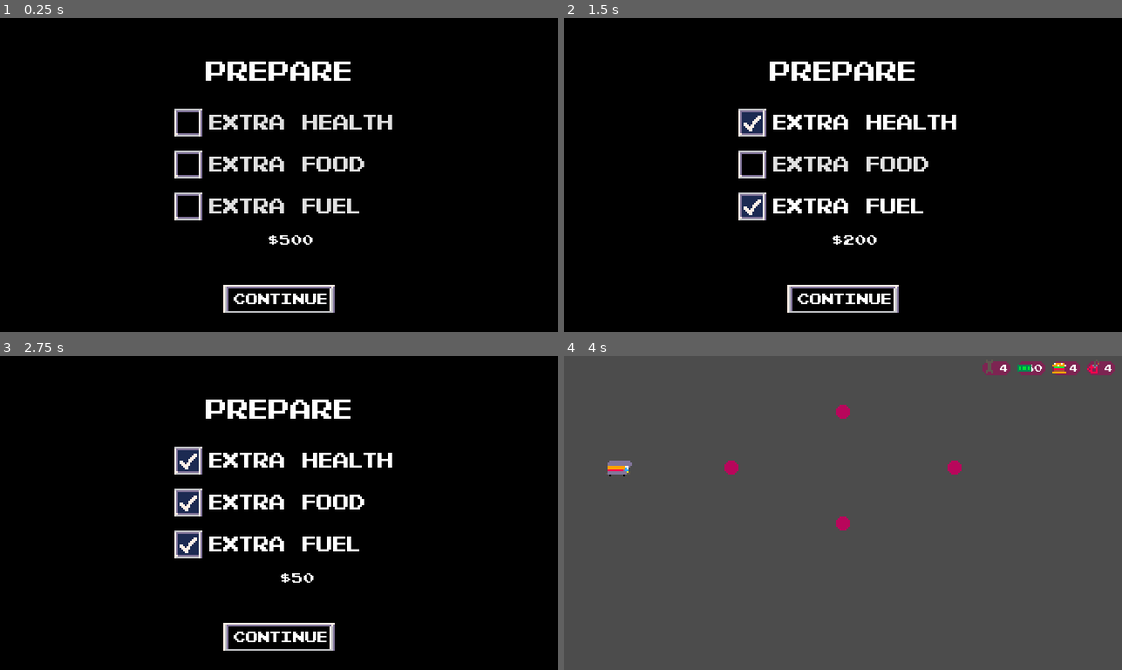
Above: before the commit, frames 1-4 (two rows, left to right).
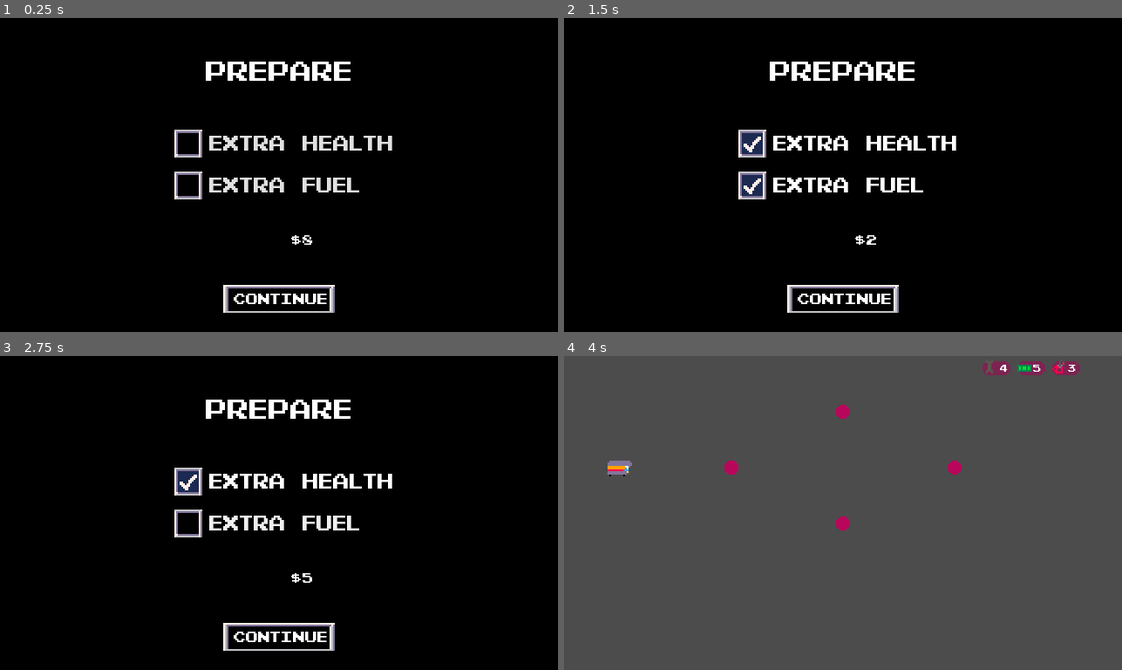
Above: after the commit, the same moments.

Repository: youssefevan/global-game-jam-2023
Game: Godot game, scene res://Scenes/Preparation.tscn
The game is run twice, just before and just after one commit, with the same random seed, the same clock (stepped at 60 frames per second) and the same inputs. This scene is started directly instead of the project's main scene.
Inputs (mouse positions are in pixels of both pictures, inside the frame that each line leads up to):
- Up to frame 1 (0.25 s): no input
- Up to frame 2 (1.5 s): click "Extra Health" at 0.5 s; click "Extra Fuel" at 1.25 s
- Up to frame 3 (2.75 s): click (273, 503) at 2 s, where only the run before the commit has a clickable "Extra Food"
- Up to frame 4 (4 s): click "Continue" at 2.75 s; tap Enter at 3.5 s; move the mouse to (619, 469) at 3.52 s; click (619, 469) at 3.6 s

The runs differ from the first frame. In frame 1, 4.5% of the frame differs, in the area x 31-71%, y 28-73%; in frame 2, 5.2%; in frame 3, 5.2%; in frame 4, 0.3%.

Commit message:
Encounter stuff

Diff:
--- a/Global Game Jam 2023/Scenes/GUI.tscn
+++ b/Global Game Jam 2023/Scenes/GUI.tscn
@@ -23,7 +23,7 @@
 margin_bottom = 14.0
 
 [node name="HBoxContainer" type="HBoxContainer" parent="."]
-margin_right = 76.0
+margin_right = 60.0
 margin_bottom = 14.0
 
 [node name="Damage" type="MarginContainer" parent="HBoxContainer"]
@@ -80,14 +80,15 @@
 margin_right = 16.0
 margin_bottom = 8.0
 texture = ExtResource( 2 )
+
+[node name="Food" type="MarginContainer" parent="HBoxContainer"]
+visible = false
+margin_left = 40.0
+margin_right = 56.0
+margin_bottom = 14.0
 __meta__ = {
 "_edit_lock_": true
 }
-
-[node name="Food" type="MarginContainer" parent="HBoxContainer"]
-margin_left = 40.0
-margin_right = 56.0
-margin_bottom = 14.0
 
 [node name="Label" type="Label" parent="HBoxContainer/Food"]
 margin_top = 3.0
@@ -115,8 +116,8 @@
 }
 
 [node name="Fuel" type="MarginContainer" parent="HBoxContainer"]
-margin_left = 60.0
-margin_right = 76.0
+margin_left = 40.0
+margin_right = 56.0
 margin_bottom = 14.0
 
 [node name="Label" type="Label" parent="HBoxContainer/Fuel"]
--- a/Global Game Jam 2023/Scenes/Preparation.tscn
+++ b/Global Game Jam 2023/Scenes/Preparation.tscn
@@ -46,15 +46,6 @@
 text = "Prepare"
 align = 1
 
-[node name="healthBox" type="CheckBox" parent="."]
-margin_left = 96.0
-margin_top = 48.0
-margin_right = 232.0
-margin_bottom = 72.0
-theme = ExtResource( 8 )
-custom_styles/focus = SubResource( 8 )
-text = "Extra Health"
-
 [node name="MoneyRemaining" type="Label" parent="."]
 margin_left = 140.0
 margin_top = 122.0
@@ -64,30 +55,43 @@
 align = 2
 script = ExtResource( 2 )
 
+[node name="healthBox" type="CheckBox" parent="."]
+margin_left = 96.0
+margin_top = 60.0
+margin_right = 232.0
+margin_bottom = 84.0
+theme = ExtResource( 8 )
+custom_styles/focus = SubResource( 8 )
+text = "Extra Health"
+
 [node name="FuelBox" type="CheckBox" parent="."]
 margin_left = 96.0
-margin_top = 96.0
+margin_top = 84.0
 margin_right = 212.0
-margin_bottom = 120.0
+margin_bottom = 108.0
 theme = ExtResource( 8 )
 custom_styles/focus = SubResource( 2 )
 text = "Extra Fuel"
 
 [node name="FoodBox" type="CheckBox" parent="."]
-margin_left = 96.0
-margin_top = 72.0
-margin_right = 216.0
-margin_bottom = 96.0
+visible = false
+margin_left = 4.0
+margin_top = 188.0
+margin_right = 124.0
+margin_bottom = 212.0
 theme = ExtResource( 8 )
 custom_styles/focus = SubResource( 4 )
 text = "Extra Food"
+__meta__ = {
+"_edit_lock_": true
+}
 
 [node name="CarInsBox" type="CheckBox" parent="."]
 visible = false
-margin_left = 180.0
-margin_top = 84.0
-margin_right = 281.0
-margin_bottom = 108.0
+margin_left = 192.0
+margin_top = 196.0
+margin_right = 293.0
+margin_bottom = 220.0
 theme = ExtResource( 4 )
 custom_styles/focus = SubResource( 5 )
 __meta__ = {
--- a/Global Game Jam 2023/Scripts/encounter.gd
+++ b/Global Game Jam 2023/Scripts/encounter.gd
@@ -1,5 +1,7 @@
 extends Node2D
 class_name Encounter
+
+var repair_cost : int
 
 var encounter_type : String
 
@@ -15,36 +17,35 @@
 			flat_tire()
 		"hit_deer":
 			hit_deer()
-		"heavy_traffic":
-			heavy_traffic()
 		"rest_stop":
 			rest_stop()
 
 func flat_tire():
-
 	$Title.text = "Flat tire"
-	$Pay.text = "Repair:\n $" + str(Global.flat_repair)
-
-
-	$Continue.text = str("Continue: -1 health")
-
+	$Pay.text = "$" + str(Global.flat_repair)
+	$Continue.text = str("-1 health")
 
 func hit_deer():
 	$Title.text = "Hit deer"
-	$Pay.text = str("Repair: $", Global.flat_repair)
-
-
-func heavy_traffic():
-	$Title.text = "Heavy traffic"
-	$Pay.text = str("Repair: $", Global.flat_repair)
-
+	$Pay.text = "$" + str(Global.deer_repair)
+	$Continue.text = str("-1 health")
 
 func rest_stop():
 	$Title.text = "Rest stop"
-	$Pay.text = str("Repair: $", Global.flat_repair)
+	$Pay.text = "$" + str(Global.refuel)
+	$Continue.text = str("-1 fuel")
 
 
 func _on_Pay_button_up():
+	if encounter_type == "flat_tire":
+		Global.money -= Global.flat_repair
+
+	if encounter_type == "hit_deer":
+		Global.money -= Global.deer_repair
+
+	if encounter_type == "rest_stop":
+		Global.money -= Global.refuel
+
 	self.visible = false
 	Global.player.pause_for_encounter()
 
--- a/Global Game Jam 2023/Scripts/global.gd
+++ b/Global Game Jam 2023/Scripts/global.gd
@@ -5,7 +5,9 @@
 var current_city : City
 var encounter : Encounter
 
-var flat_repair := 100
+var flat_repair := 1
+var deer_repair := 1
+var refuel := 1
 
 var arrived := true
 
@@ -29,7 +31,7 @@
 		pass
 	else:
 		player.pause_for_encounter()
-		var which_encounter = random.randi() % 4
+		var which_encounter = random.randi() % 3
 		match which_encounter:
 			0:
 				encounter.start_encounter("flat_tire")
@@ -37,5 +39,3 @@
 				encounter.start_encounter("hit_deer")
 			2:
 				encounter.start_encounter("heavy_traffic")
-			3:
-				encounter.start_encounter("rest_stop")
--- a/Global Game Jam 2023/Scripts/preparation.gd
+++ b/Global Game Jam 2023/Scripts/preparation.gd
@@ -6,7 +6,7 @@
 
 func _ready():
 	Global.spare_tire = false
-	Global.money = 500
+	Global.money = 8
 	Global.fuel = 3
 	Global.food = 3
 	Global.health = 3
@@ -25,36 +25,36 @@
 	if extra_fuel == false:
 		extra_fuel = true
 		Global.fuel += 1
-		Global.money -= 150
+		Global.money -= 3
 		print(Global.fuel)
 	elif extra_fuel == true:
 		extra_fuel = false
 		Global.fuel -= 1
-		Global.money += 150
+		Global.money += 3
 		print(Global.fuel)
-
-func _on_FoodBox_toggled(button_pressed):
-	if extra_food == false:
-		Global.food += 1
-		Global.money -= 150
-		extra_food = true
-		print(Global.food)
-	elif extra_food == true:
-		Global.food -= 1
-		Global.money += 150
-		extra_food = false
-		print(Global.food)
+#
+#func _on_FoodBox_toggled(button_pressed):
+#	if extra_food == false:
+#		Global.food += 1
+#		Global.money -=
+#		extra_food = true
+#		print(Global.food)
+#	elif extra_food == true:
+#		Global.food -= 1
+#		Global.money += 1
+#		extra_food = false
+#		print(Global.food)
 
 func _on_healthBox_toggled(button_pressed):
 	if extra_health == false:
 		extra_health = true
 		Global.health += 1
-		Global.money -= 150
+		Global.money -= 3
 		print(Global.health)
 	elif extra_health == true:
 		extra_health = false
 		Global.health -= 1
-		Global.money += 150
+		Global.money += 3
 		print(Global.health)
 
 func _on_TextureButton_gui_input(event):
